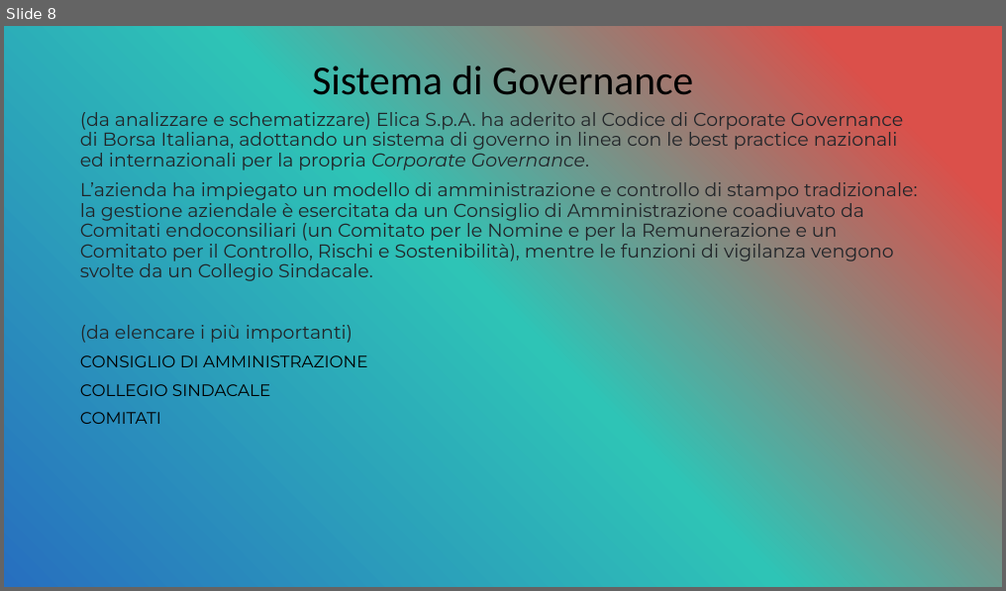
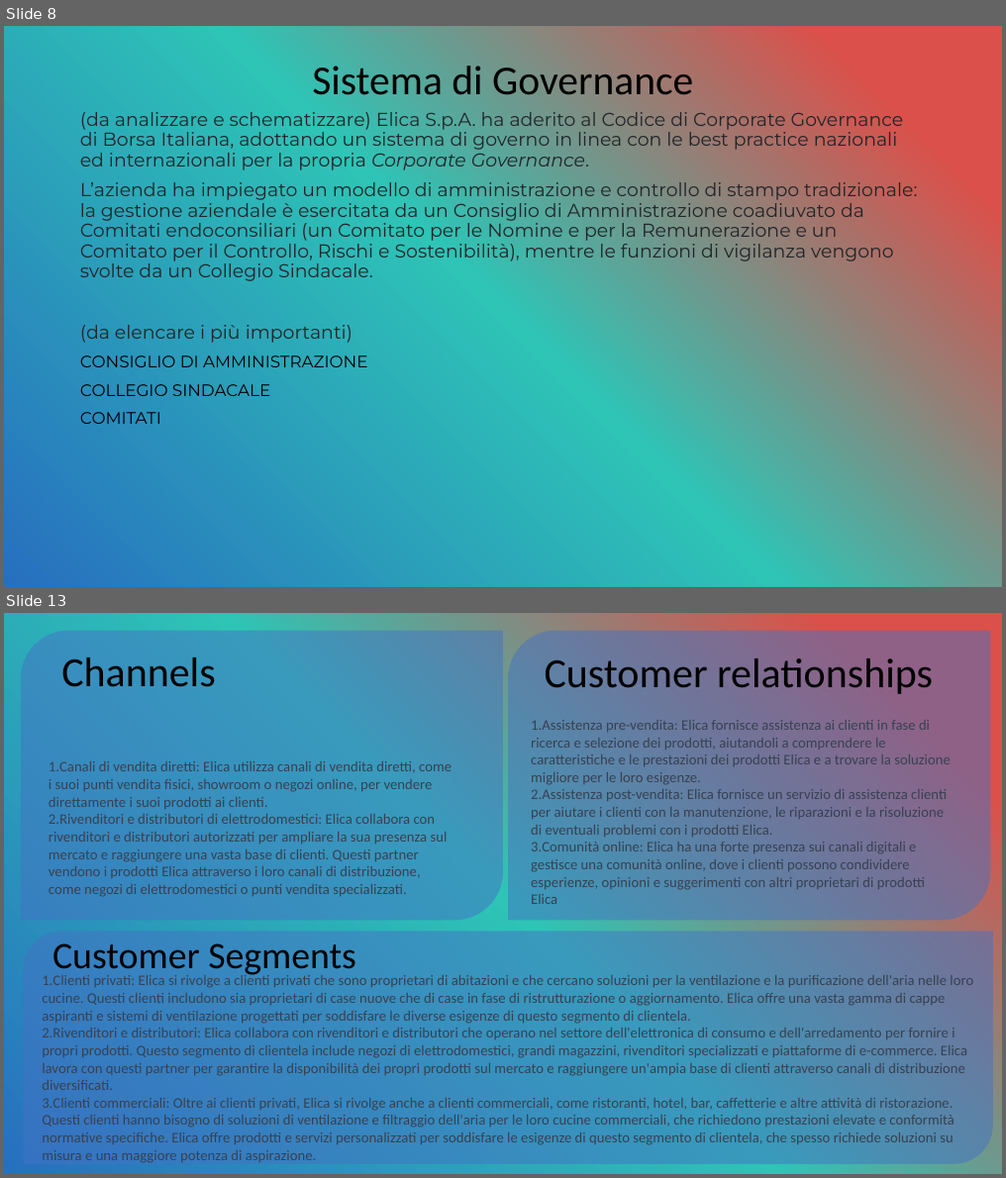
Before and after one commit to OMGitsDrake/PWEOA23-IDueMoschettieri, a slide deck: I Due Moschettieri.pptx. Shown one above the other, each under a label of ours: slide 8 before the commit, slides 8 and 13 after it; the slides between them are not shown. The pictures are 1006x591 and 1006x1178 pixels, drawn with LibreOffice and Linux fonts; fonts in the diff are those of the drawing. Boxes give left, top, right and bottom in pixels: in the first picture for what was removed or moved away, otherwise in the second. Text is boxed around its words. In the diff, an @@ line names an element or a change of style, - is before the commit and + after.

```diff
--- a/I Due Moschettieri.pptx
+++ b/I Due Moschettieri.pptx
@@ slide 13 added at box(4, 613, 1002, 1174), background gradient #DB504A to #2EC4B6 to #276FBF @@
@@ round diag rect added at box(21, 630, 503, 920), fill #4472C4 at 50% opacity @@
@@ round diag rect added at box(508, 630, 990, 920), fill #4472C4 at 50% opacity @@
@@ text added at box(61, 658, 215, 687), 40 pt, text #000000 @@
+Channels
@@ text added at box(545, 659, 933, 694), 40 pt, text #000000 @@
+Customer relationships
@@ text added at box(531, 720, 950, 904), 14 pt, text #374151 @@
+1. Assistenza pre-vendita: Elica fornisce assistenza ai clienti in fase di ricerca e selezione dei prodotti, aiutandoli a comprendere le caratteristiche e le prestazioni dei prodotti Elica e a trovare la soluzione migliore per le loro esigenze.
+2. Assistenza post-vendita: Elica fornisce un servizio di assistenza clienti per aiutare i clienti con la manutenzione, le riparazioni e la risoluzione di eventuali problemi con i prodotti Elica.
+3. Comunità online: Elica ha una forte presenza sui canali digitali e gestisce una comunità online, dove i clienti possono condividere esperienze, opinioni e suggerimenti con altri proprietari di prodotti Elica
@@ text added at box(49, 761, 451, 897), 14 pt, text #374151 @@
+1. Canali di vendita diretti: Elica utilizza canali di vendita diretti, come i suoi punti vendita fisici, showroom o negozi online, per vendere direttamente i suoi prodotti ai clienti.
+2. Rivenditori e distributori di elettrodomestici: Elica collabora con rivenditori e distributori autorizzati per ampliare la sua presenza sul mercato e raggiungere una vasta base di clienti. Questi partner vendono i prodotti Elica attraverso i loro canali di distribuzione, come negozi di elettrodomestici o punti vendita specializzati.
@@ round diag rect added at box(24, 931, 994, 1164), fill #4472C4 at 50% opacity @@
@@ text added at box(53, 944, 356, 978), 36 pt, text #000000 @@
+Customer Segments
@@ text added at box(42, 973, 973, 1163), 14 pt, text #374151 @@
+1. Clienti privati: Elica si rivolge a clienti privati che sono proprietari di abitazioni e che cercano soluzioni per la ventilazione e la purificazione dell'aria nelle loro cucine. Questi clienti includono sia proprietari di case nuove che di case in fase di ristrutturazione o aggiornamento. Elica offre una vasta gamma di cappe aspiranti e sistemi di ventilazione progettati per soddisfare le diverse esigenze di questo segmento di clientela.
+2. Rivenditori e distributori: Elica collabora con rivenditori e distributori che operano nel settore dell'elettronica di consumo e dell'arredamento per fornire i propri prodotti. Questo segmento di clientela include negozi di elettrodomestici, grandi magazzini, rivenditori specializzati e piattaforme di e-commerce. Elica lavora con questi partner per garantire la disponibilità dei propri prodotti sul mercato e raggiungere un'ampia base di clienti attraverso canali di distribuzione diversificati.
+3. Clienti commerciali: Oltre ai clienti privati, Elica si rivolge anche a clienti commerciali, come ristoranti, hotel, bar, caffetterie e altre attività di ristorazione. Questi clienti hanno bisogno di soluzioni di ventilazione e filtraggio dell'aria per le loro cucine commerciali, che richiedono prestazioni elevate e conformità normative specifiche. Elica offre prodotti e servizi personalizzati per soddisfare le esigenze di questo segmento di clientela, che spesso richiede soluzioni su misura e una maggiore potenza di aspirazione.
```
Also in this commit, not shown: 1 slide changed, 5 other slides added.
